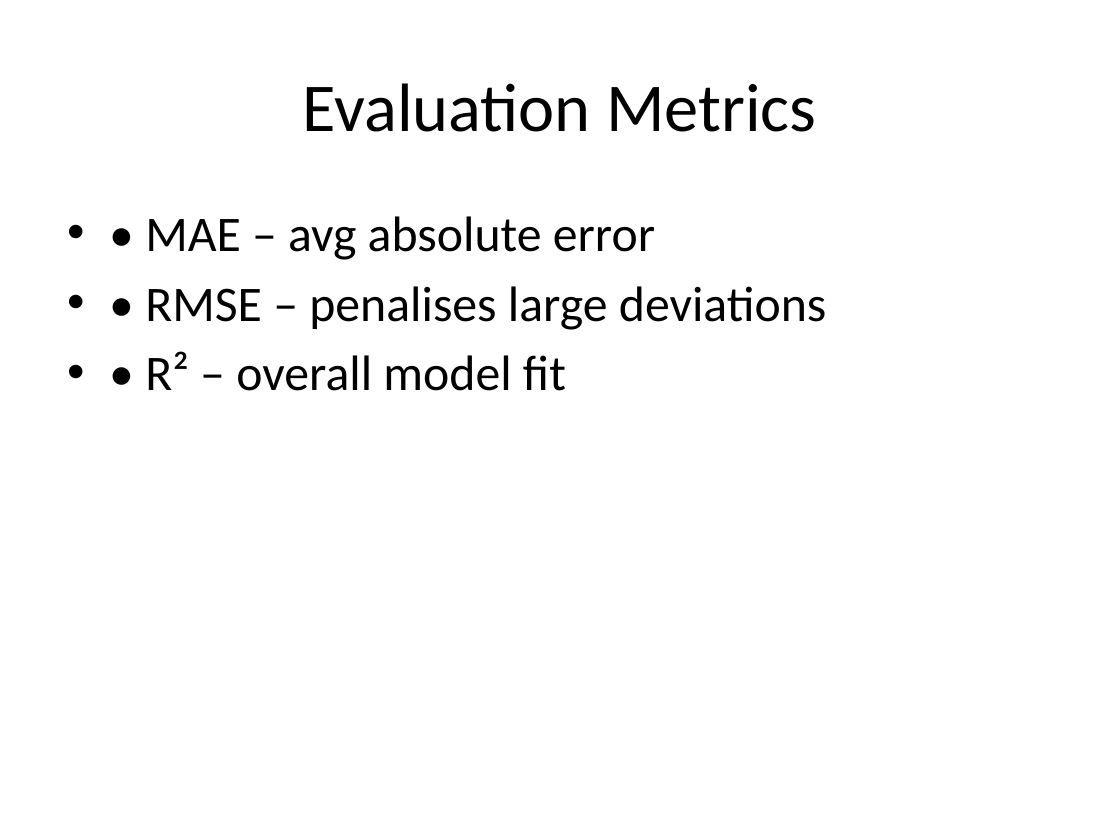
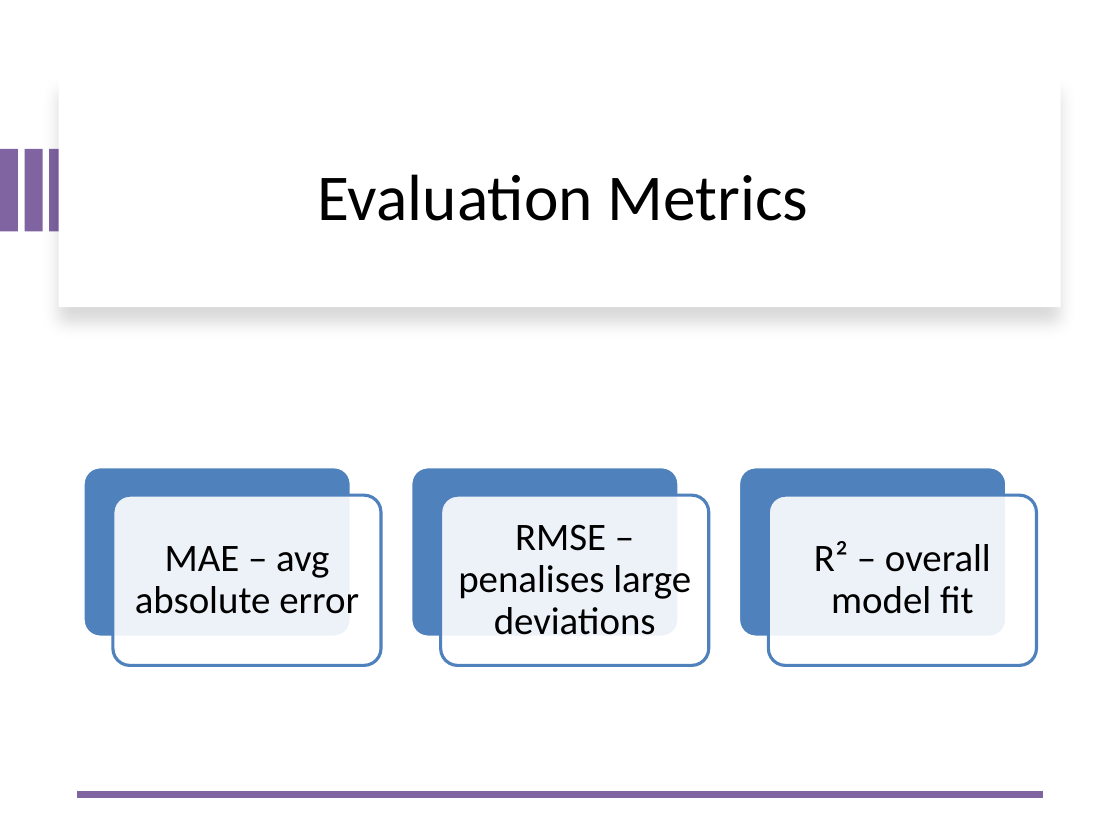
Before and after one commit to ansmalik67/multimodal-glucose-forecasting, a slide deck: slide 10 of Final_Glycaemic_Project_Presentation.pptx (slide 9 before the commit). Drawn at 1120x840 pixels with LibreOffice and Linux fonts; fonts in the diff are those of the drawing. Boxes give left, top, right and bottom in pixels: in the first picture for what was removed or moved away, otherwise in the second. Text is boxed around its words. In the diff, an @@ line names an element or a change of style, - is before the commit and + after.

```diff
--- a/Final_Glycaemic_Project_Presentation.pptx
+++ b/Final_Glycaemic_Project_Presentation.pptx
@@ rectangle added at bbox=[58, 75, 1061, 307], fill #FFFFFF @@
@@ title "Evaluation Metrics": place and size @@
-title "Evaluation Metrics" at bbox=[303, 83, 816, 132]
+title "Evaluation Metrics" at bbox=[318, 174, 809, 221]
@@ title "Evaluation Metrics" at bbox=[318, 174, 809, 221]: size 44 to 42 pt @@
@@ rectangle added at bbox=[0, 149, 18, 232], fill #8064A2 @@
@@ rectangle added at bbox=[25, 149, 43, 232], fill #8064A2 @@
@@ rectangle added at bbox=[49, 149, 67, 232], fill #8064A2 @@
@@ text removed at bbox=[145, 216, 827, 391] @@
-• • MAE – avg absolute error
-• • RMSE – penalises large deviations
-• • R² – overall model fit
@@ group added at bbox=[83, 467, 1036, 665]: 6 rounded rectangles, 3 texts @@
+MAE – avg absolute error
+RMSE – penalises large deviations
+R² – overall model fit
@@ line added from (1043, 794) to (77, 794), #8064A2 4.5 pt @@
```
Also in this commit, not shown: 13 other slides changed, 2 slides added, 1 other file.
